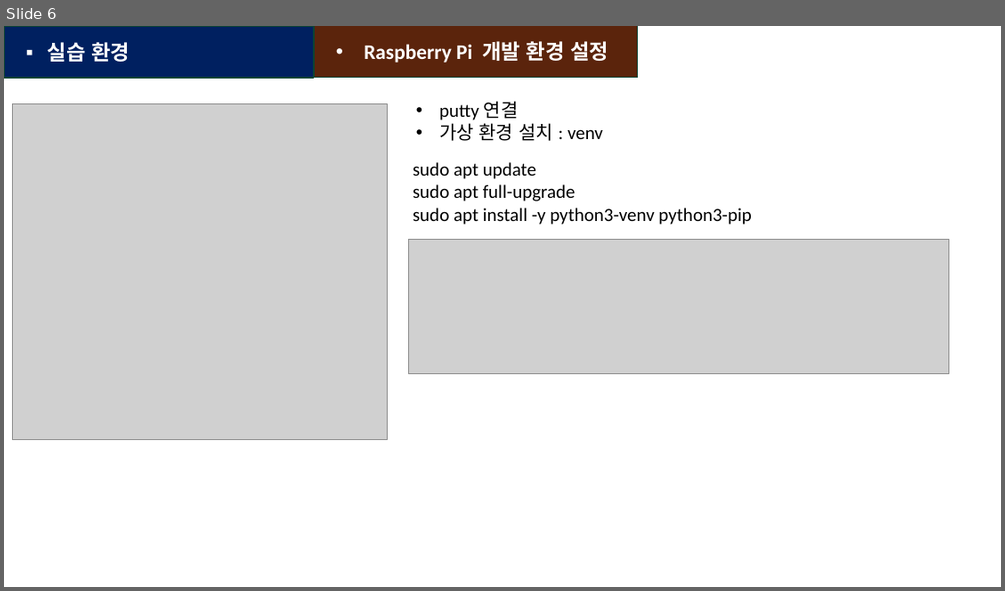
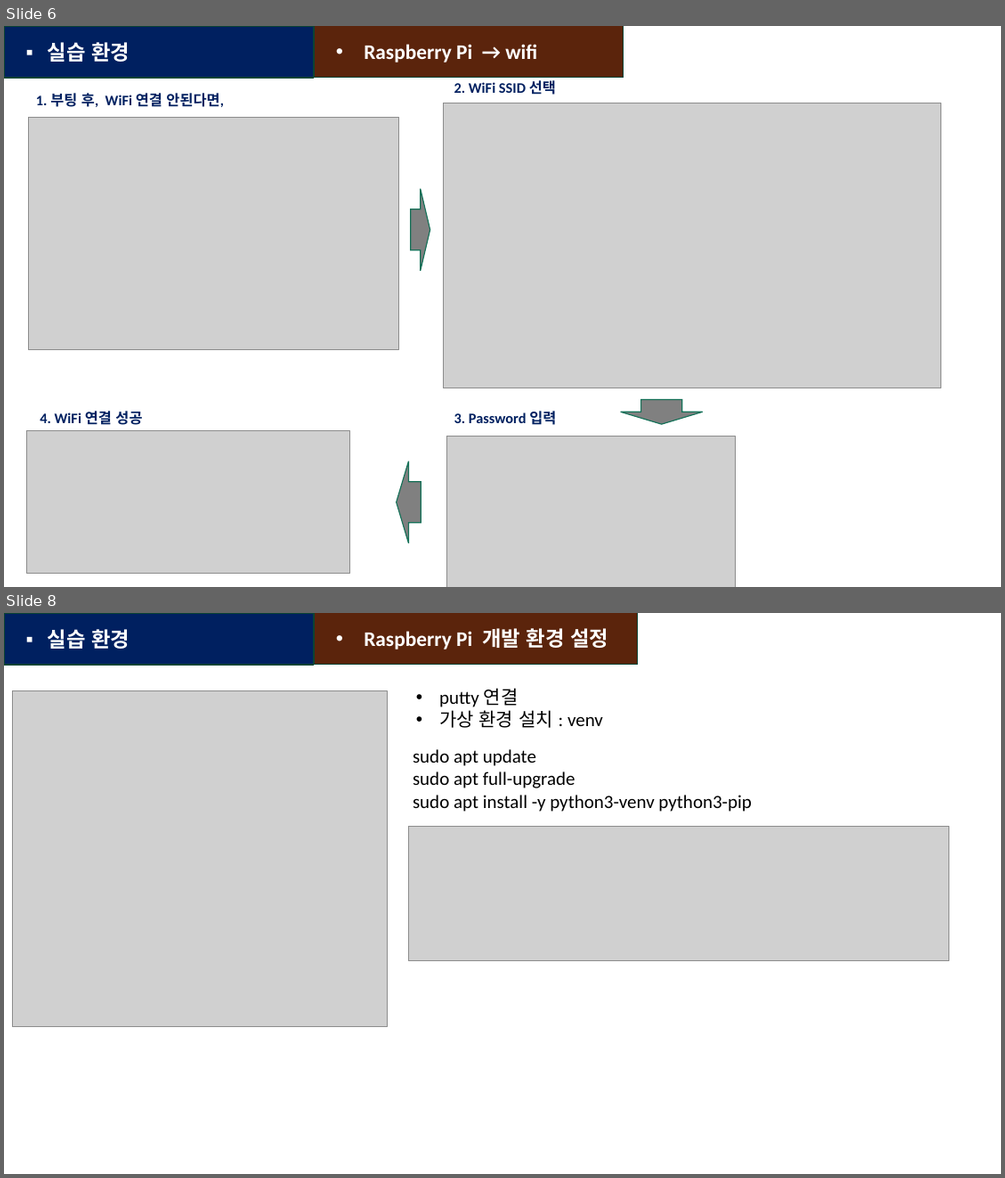
Before and after one commit to heartcom/Linux-Program, a slide deck: 1_개발환경구축(리눅스프로그래밍).pptx. Shown one above the other, each under a label of ours: slide 6 before the commit, slides 6 and 8 after it; the slides between them are not shown. The pictures are 1005x591 and 1005x1178 pixels, drawn with LibreOffice and Linux fonts; fonts in the diff are those of the drawing; grey boxes stand for pictures. Boxes give left, top, right and bottom in pixels: in the first picture for what was removed or moved away, otherwise in the second. Text is boxed around its words. In the diff, an @@ line names an element or a change of style, - is before the commit and + after.

```diff
--- a/1_개발환경구축(리눅스프로그래밍).pptx
+++ b/1_개발환경구축(리눅스프로그래밍).pptx
@@ slide 6 added at (4,26,1001,587), background #FFFFFF @@
@@ rectangle added at (4,26,313,78), fill #002060, outline #0D4335 1 pt, 20 pt, text #FFFFFF, bold @@
+▪ 실습 환경
@@ rectangle added at (314,26,623,78), fill #5C240C, outline #0D4335 1 pt, 20 pt, text #FFFFFF, bold @@
+• Raspberry Pi → wifi
@@ text added at (36,93,224,107), 14 pt, text #002060, bold @@
+1. 부팅 후, WiFi 연결 안된다면,
@@ picture added at (444,103,941,388) @@
@@ text added at (454,80,556,95), 14 pt, text #002060, bold @@
+2. WiFi SSID 선택
@@ picture added at (29,118,398,350) @@
@@ right arrow added at (411,189,430,272), fill #808080, outline #157259 1 pt @@
@@ text added at (40,410,142,425), 14 pt, text #002060, bold @@
+4. WiFi 연결 성공
@@ text added at (454,410,556,425), 14 pt, text #002060, bold @@
+3. Password 입력
@@ right arrow added at (621,400,703,424), fill #808080, outline #157259 1 pt @@
@@ picture added at (26,431,349,573) @@
@@ picture added at (446,435,736,587) @@
@@ right arrow added at (396,461,421,543), fill #808080, outline #157259 1 pt @@
@@ what was slide 6 is now slide 8 @@
```
Also in this commit, not shown: 2 slides changed, 2 other slides added.
